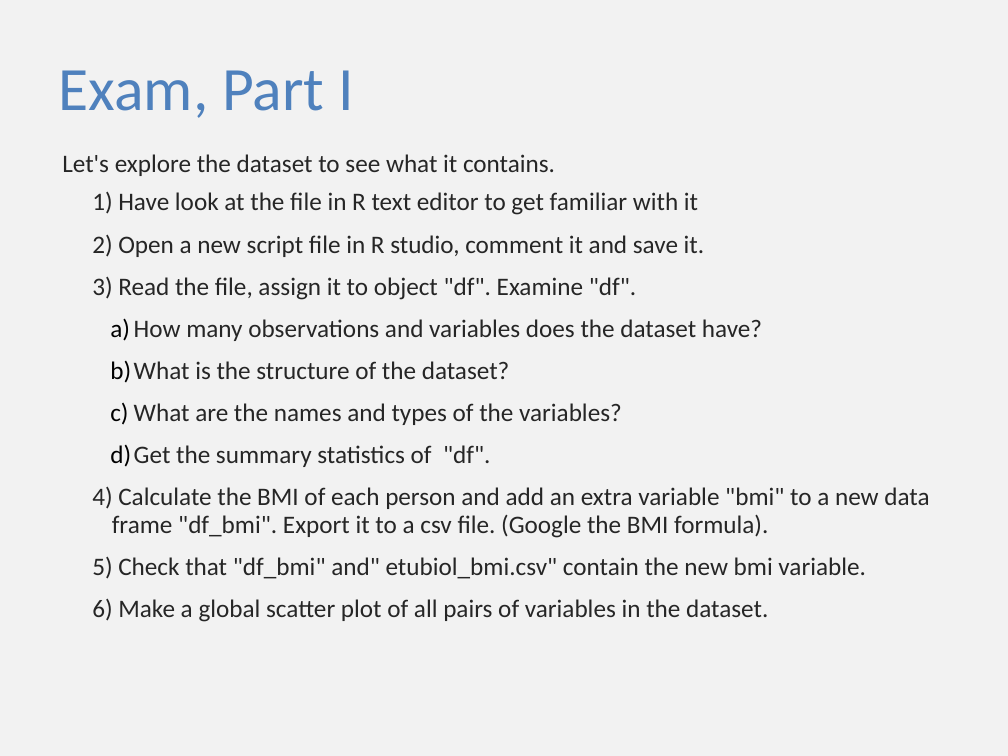
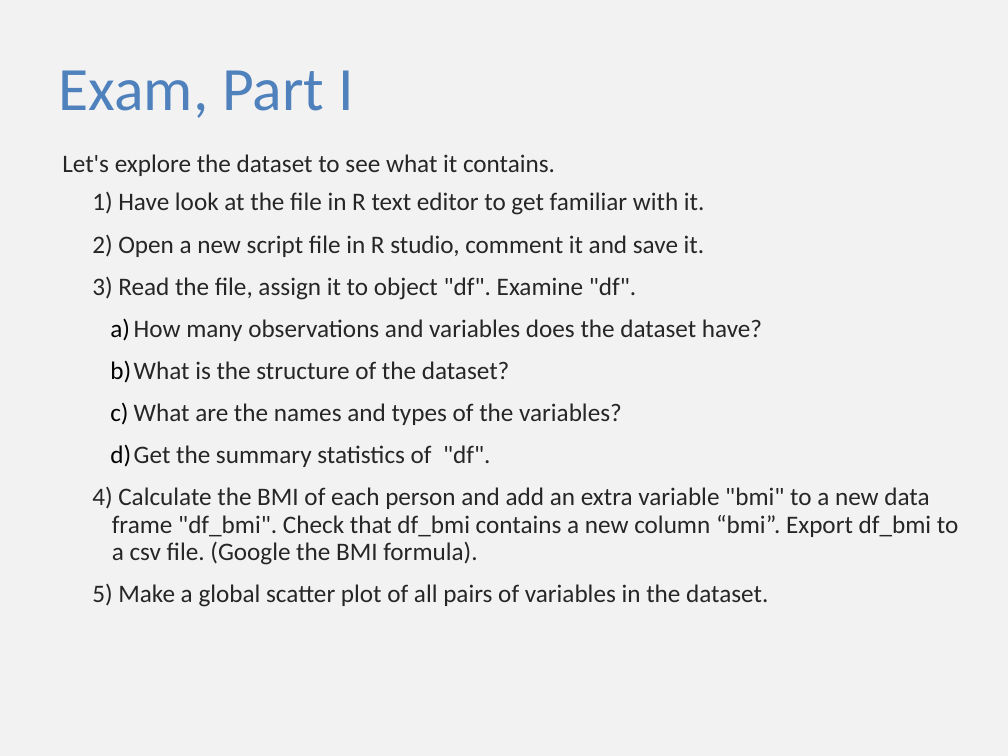
Before and after one commit to sib-swiss/first-steps-with-R-training, a slide deck: slide 2 of assets/pptx/exam_R.pptx. Drawn at 1008x756 pixels with LibreOffice and Linux fonts; fonts in the diff are those of the drawing. Boxes give left, top, right and bottom in pixels: in the first picture for what was removed or moved away, otherwise in the second. Text is boxed around its words. In the diff, an @@ line names an element or a change of style, - is before the commit and + after.

```diff
--- a/assets/pptx/exam_R.pptx
+++ b/assets/pptx/exam_R.pptx
@@ text at bbox=[118, 192, 705, 215]: text changed @@
-  1) Have look at the file in R text editor to get familiar with it
+  1) Have look at the file in R text editor to get familiar with it.
@@ text at bbox=[112, 487, 958, 565]: text changed @@
-  4) Calculate the BMI of each person and add an extra variable "bmi" to a new data frame "df_bmi". Export it to a csv file. (Google the BMI formula).
-  5) Check that "df_bmi" and" etubiol_bmi.csv" contain the new bmi variable.
+  4) Calculate the BMI of each person and add an extra variable "bmi" to a new data frame "df_bmi". Check that df_bmi contains a new column “bmi”. Export df_bmi to a csv file. (Google the BMI formula).
```
Also in this commit, not shown: 2 other slides changed, 17 other files.
